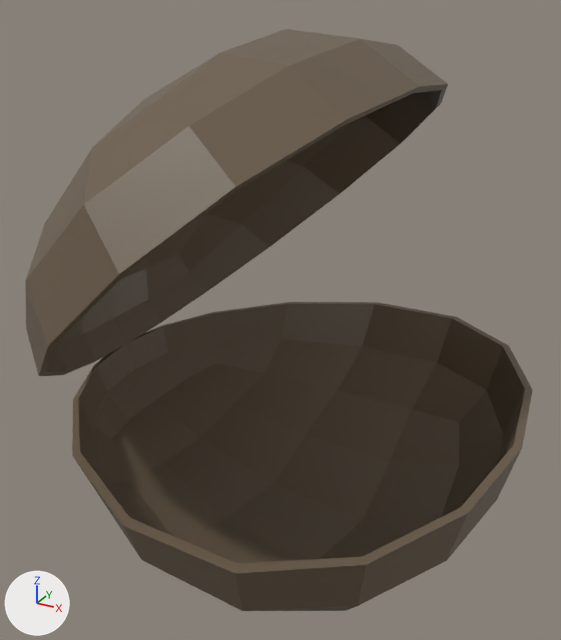
The Blender file Assets/Sprites/Ameijoa.blend: old version first, new version second.
One viewpoint serves both versions: a 50 mm lens placed at (1.758, -2.013, 1.24), pointed at (0.676, -0.046, 0.256). Every picture has the same lights, and +X, +Y and +Z are marked at lower left. The first picture is the older version. Both versions are drawn at frame 55 of the action 'open'; the numbers are the values there.

Names of what the first picture shows: 'ameijoadown', 'ameijoaup'.
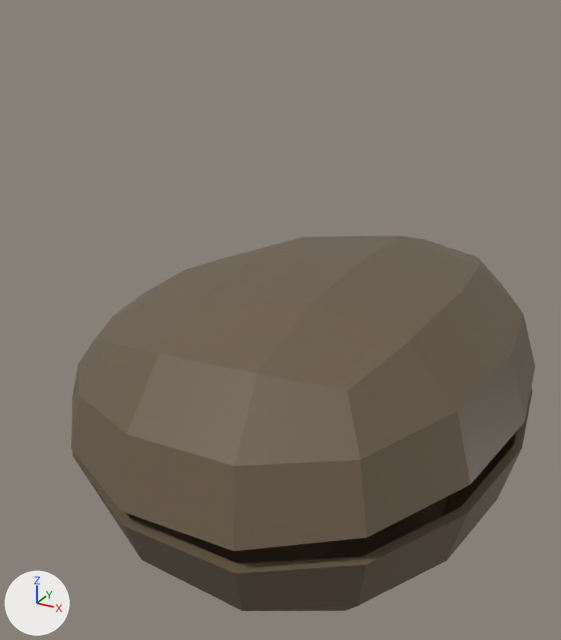
What the commit changed:
Object 'ameijoaup' (ob_ameijoaup) turns from (0, -43, 0) to (0, -3.3, 0) degrees about x, y and z.

What differs and where, as boxes (x1, y1, x2, y2) in the pictures (561 x 640 px):
'ameijoaup', turned: before (26, 29, 448, 376); after (71, 236, 535, 551)
'ameijoadown', unchanged, covered by the edit: before (72, 302, 533, 611); after (72, 388, 533, 611)
